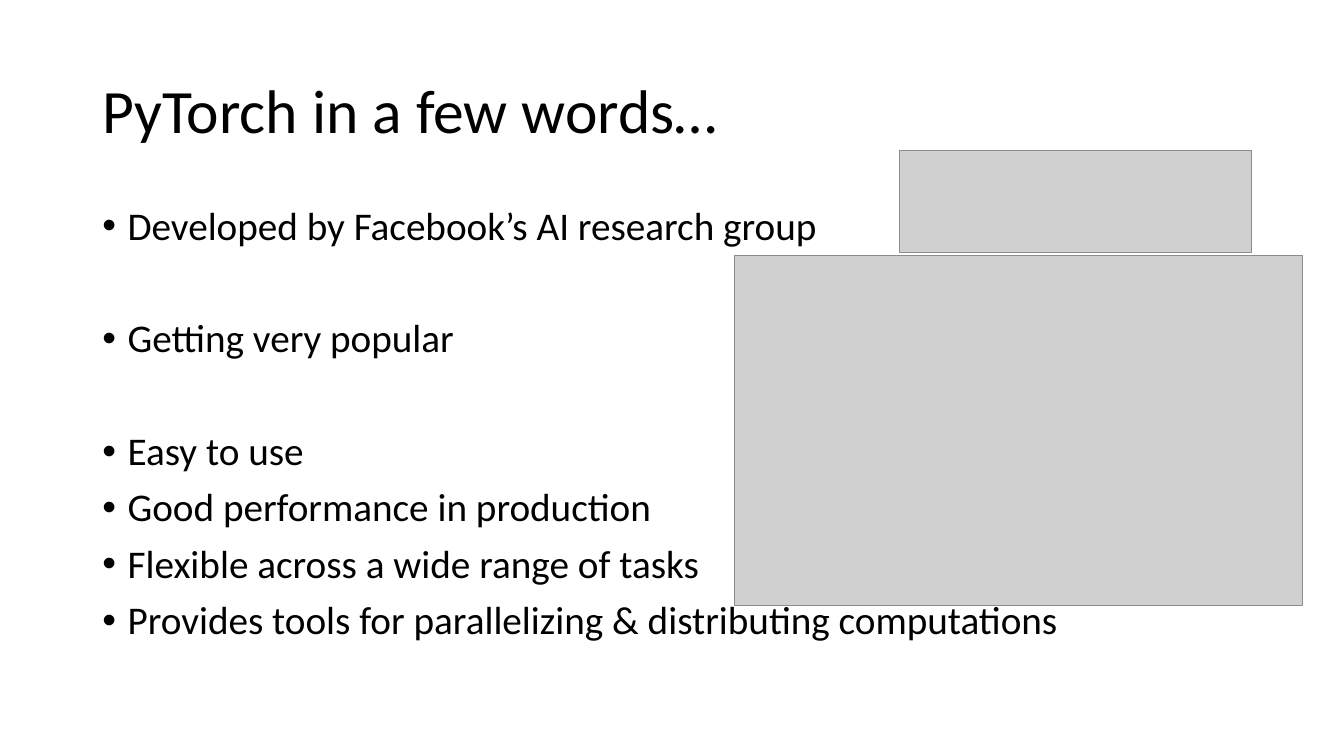
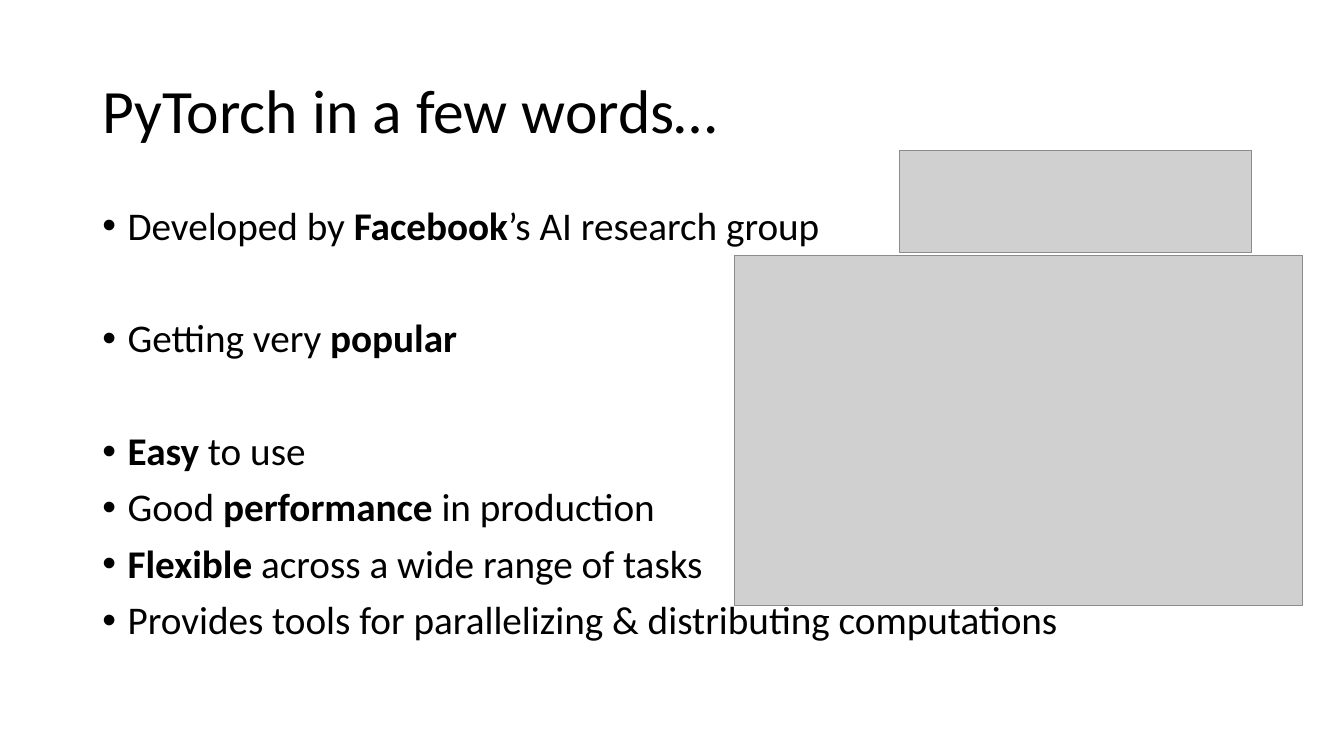
Before and after one commit to MICS-Lab/DeepLearningCourse, a slide deck: slide 2 of Slides_2.pptx. Drawn at 1344x756 pixels with LibreOffice and Linux fonts; fonts in the diff are those of the drawing; grey boxes stand for pictures. Boxes give left, top, right and bottom in pixels: in the first picture for what was removed or moved away, otherwise in the second. Text is boxed around its words. In the diff, an @@ line names an element or a change of style, - is before the commit and + after.

```diff
--- a/Slides_2.pptx
+++ b/Slides_2.pptx
@@ text at [128, 212, 819, 585]: bold on in "Facebook’s", "popular", "Easy", "performance" and 1 more places @@
```
Also in this commit, not shown: 1 slide added.
